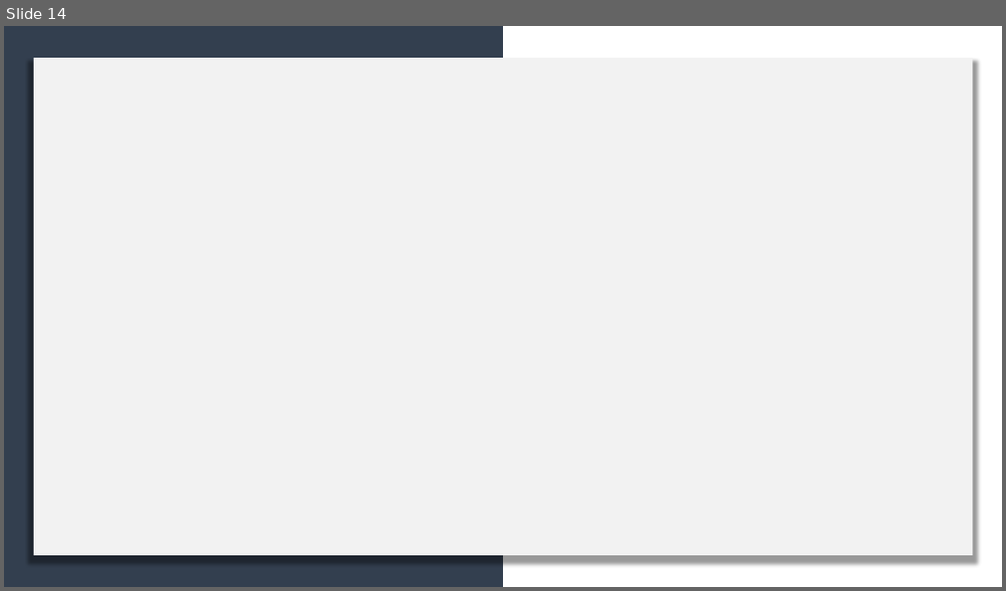
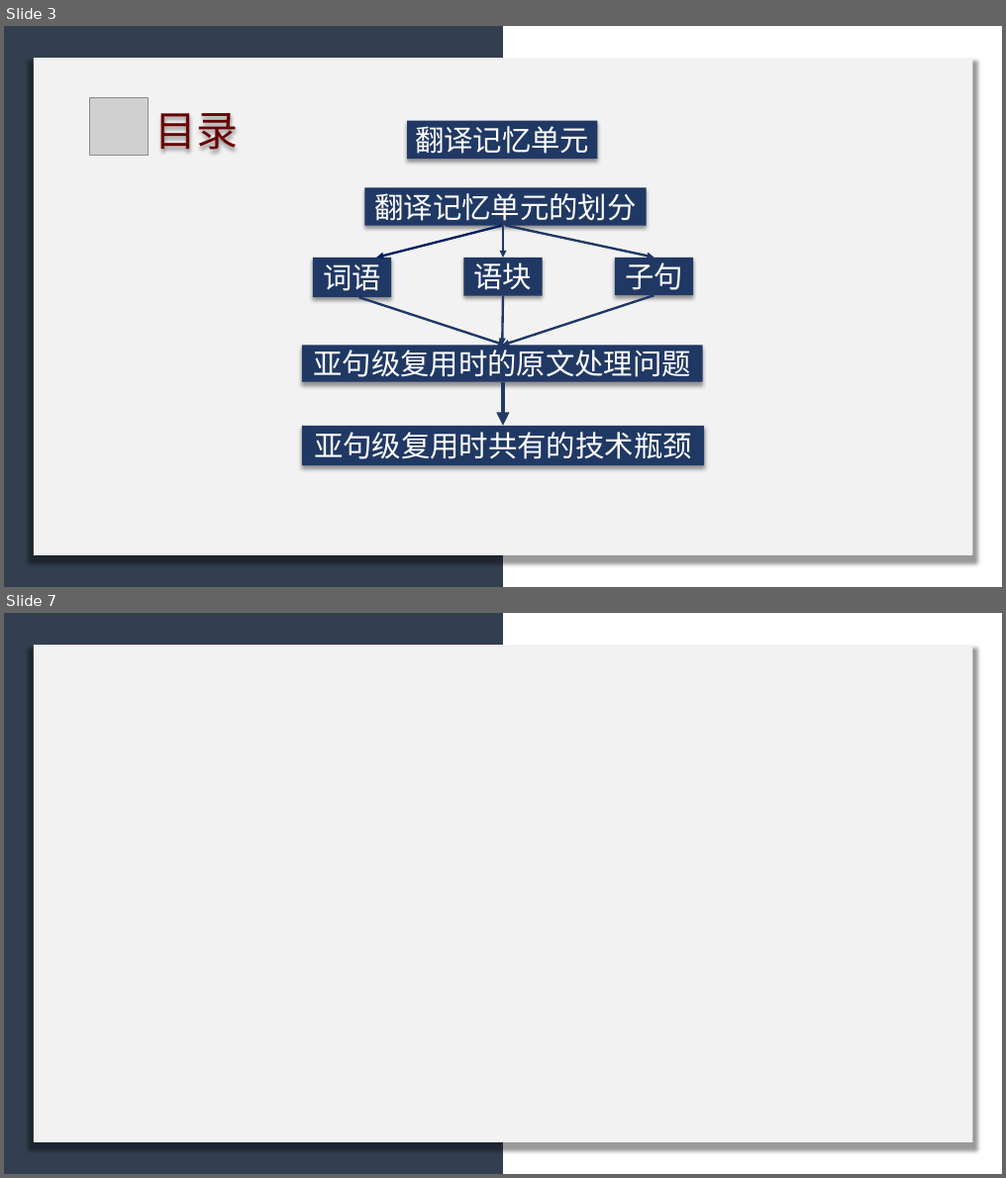
Before and after one commit to licheng0573/RosettaStone, a slide deck: 二组展示_10_24.pptx. Shown one above the other, each under a label of ours: slide 14 before the commit, slides 3 and 7 after it; the slides between them are not shown. The pictures are 1006x591 and 1006x1178 pixels, drawn with LibreOffice and Linux fonts; fonts in the diff are those of the drawing; grey boxes stand for pictures. Boxes give left, top, right and bottom in pixels: in the first picture for what was removed or moved away, otherwise in the second. Text is boxed around its words. In the diff, an @@ line names an element or a change of style, - is before the commit and + after.

```diff
--- a/二组展示_10_24.pptx
+++ b/二组展示_10_24.pptx
@@ slide 3 added at <box>4,26,1002,587</box>, background #FFFFFF @@
@@ rectangle added at <box>4,26,503,587</box>, fill #333F50 @@
@@ rectangle added at <box>33,59,973,556</box>, fill #F2F2F2 @@
@@ picture added at <box>90,98,148,156</box> @@
@@ text added at <box>155,113,239,150</box>, 40 pt, text #680000 @@
+目录
@@ rectangle added at <box>408,121,598,160</box>, fill #203864, 28 pt, text #FFFFFF @@
+翻译记忆单元
@@ rectangle added at <box>364,187,647,226</box>, fill #203864, 28 pt, text #FFFFFF @@
+翻译记忆单元的划分
@@ arrow added from (503, 226) to (377, 258), #002060 2.25 pt @@
@@ arrow added from (503, 226) to (503, 258), #203864 2.25 pt @@
@@ arrow added from (506, 226) to (653, 258), #203864 2.25 pt @@
@@ rectangle added at <box>313,258,392,297</box>, fill #203864, 28 pt, text #FFFFFF @@
+词语
@@ rectangle added at <box>463,258,543,295</box>, fill #203864, 28 pt, text #FFFFFF @@
+语块
@@ rectangle added at <box>615,258,693,295</box>, fill #203864, 28 pt, text #FFFFFF @@
+子句
@@ arrow added from (358, 297) to (505, 346), #203864 2.25 pt @@
@@ arrow added from (653, 295) to (503, 346), #203864 2.25 pt @@
@@ arrow added from (503, 296) to (503, 346), #203864 2.25 pt @@
@@ rectangle added at <box>302,346,703,382</box>, fill #203864, 28 pt, text #FFFFFF @@
+亚句级复用时的原文处理问题
@@ arrow added from (503, 382) to (503, 426), #203864 4.25 pt @@
@@ rectangle added at <box>302,426,704,466</box>, fill #203864, 28 pt, text #FFFFFF @@
+亚句级复用时共有的技术瓶颈
@@ what was slide 14 is now slide 7 @@
```
Also in this commit, not shown: 10 slides changed, 9 other slides added, 8 slides removed, 2 other files.
